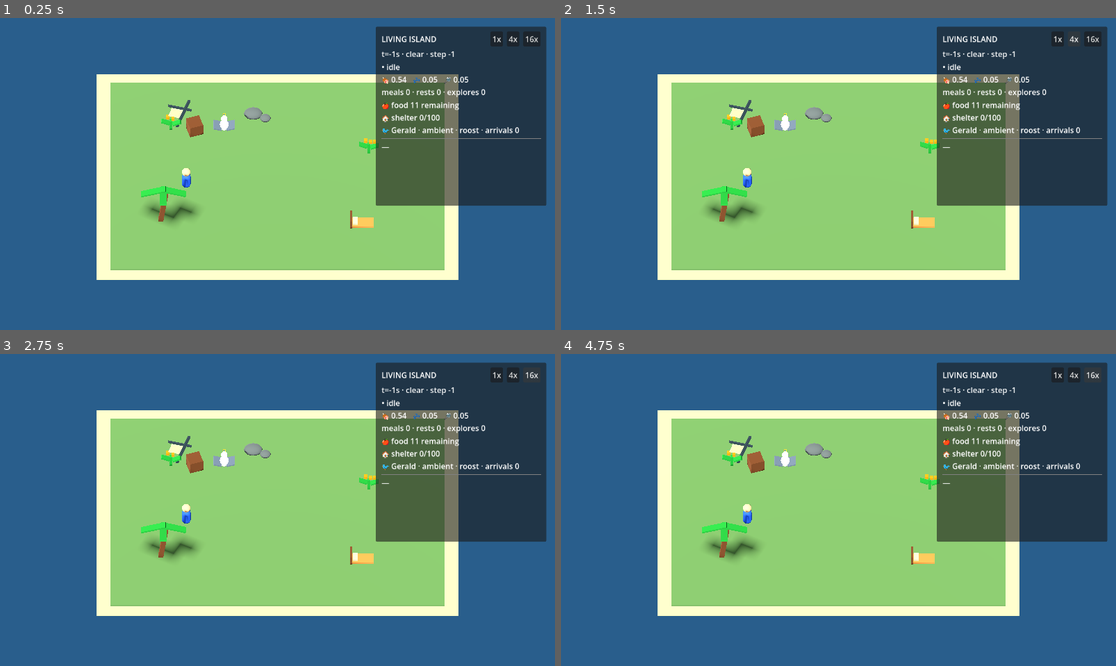
Above: before the commit, frames 1-4 (two rows, left to right).
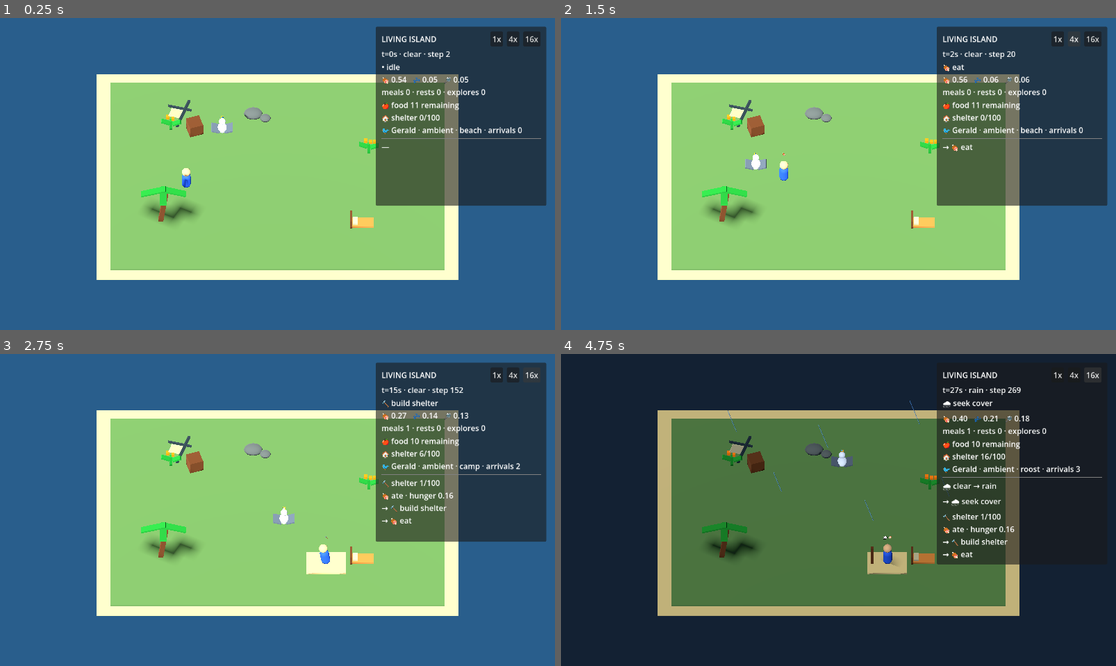
Above: after the commit, the same moments.

Repository: RrR2010/wilson-shipwrecked
Game: Godot game, scene res://tools/living_simulation/living_simulation.tscn
Same seed, same stepped clock (60 frames per second), same inputs: the game is played once before the commit and once after it. The project has no main scene, so this scene is started directly.
Inputs:
- Up to frame 1 (0.25 s): no input
- Up to frame 2 (1.5 s): click "1x" at 0.5 s; click "4x" at 1.25 s
- Up to frame 3 (2.75 s): click "16x" at 2 s
- Up to frame 4 (4.75 s): click "1x" at 2.75 s; click "4x" at 3.5 s; click "16x" at 4.25 s

The runs differ from the first frame. In frame 1, 0.4% of the frame differs, in the area x 38-95%, y 10-37%; in frame 2, 0.8%; in frame 3, 1.8%; in frame 4, 99%, in the area x 0-100%, y 0-100%.
Error before the commit: Parse Error: Too few arguments for "failure()" call. Expected at least 2 but received 1. (res://src/application/simulation/interrupting_decision_commit_coordin…

Commit message:
style: correct bounded intention invalidation guard

Diff:
--- a/src/application/simulation/interrupting_decision_commit_coordinator.gd
+++ b/src/application/simulation/interrupting_decision_commit_coordinator.gd
@@ -41,12 +41,12 @@
 	assert(decision_result != null, "apply requires DecisionSelectionResult")
 	if not decision_result.has_selection():
 		var current = _activity_query.current_intention()
-		if _invalidate_unselected_intention_id == null or current == null 			or not current.intention_id.equals(_invalidate_unselected_intention_id):
+		if _invalidate_unselected_intention_id == null or current == null or not current.intention_id.equals(_invalidate_unselected_intention_id):
 			return null
 		var execution_id: StringName = _activity_query.active_execution_id()
 		if execution_id != &"":
 			if not _action_execution.can_interrupt(execution_id) or not _action_execution.interrupt(execution_id):
-				return MutationResult.failure(&"active_execution_not_interruptible")
+				return MutationResult.failure(&"active_execution_not_interruptible", ["Cannot cancel a non-interruptible food execution"])
 		return _decision_commit.clear_current()
 
 	var current = _activity_query.current_intention()
